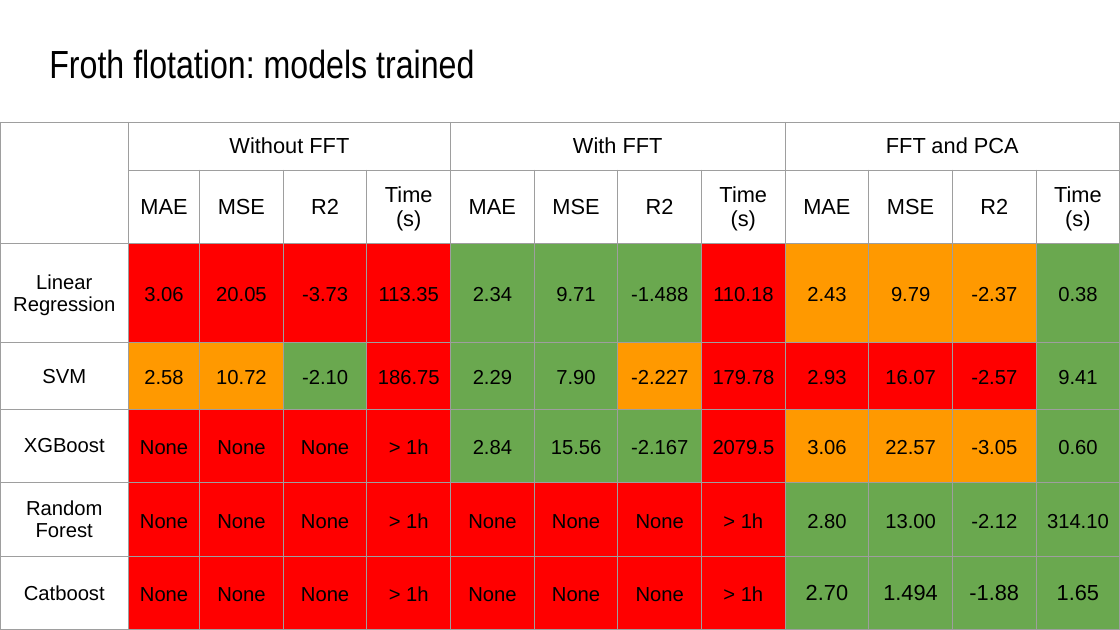
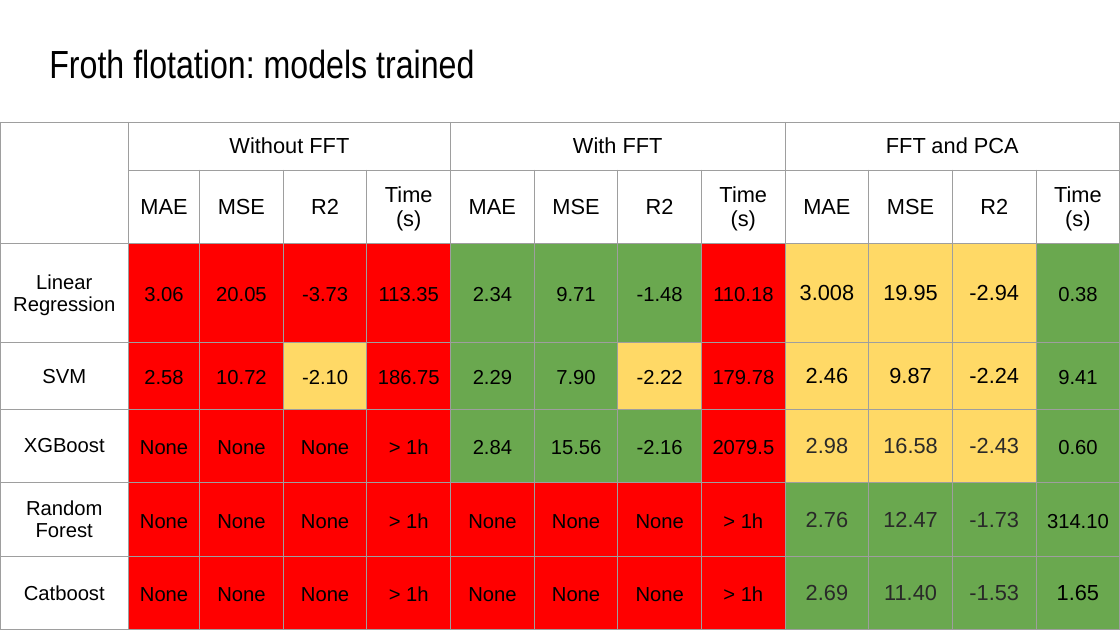
Before and after one commit to Ahmedbendaouia/MIC-DS23-CNNR-FFT-TinyML, a slide deck: slide 6 of FFT on froth/ML with FFT.pptx (slide 7 before the commit). Drawn at 1120x630 pixels with LibreOffice and Linux fonts; fonts in the diff are those of the drawing. Boxes give left, top, right and bottom in pixels: in the first picture for what was removed or moved away, otherwise in the second. Text is boxed around its words. In the diff, an @@ line names an element or a change of style, - is before the commit and + after.

```diff
--- a/FFT on froth/ML with FFT.pptx
+++ b/FFT on froth/ML with FFT.pptx
@@ table at box(0, 122, 1120, 606) @@
-row 3: Linear Regression | 3.06 | 20.05 | -3.73 | 113.35 | 2.34 | 9.71 | -1.488 | 110.18 | 2.43 | 9.79 | -2.37 | 0.38
+row 3: Linear Regression | 3.06 | 20.05 | -3.73 | 113.35 | 2.34 | 9.71 | -1.48 | 110.18 | 3.008 | 19.95 | -2.94 | 0.38
-row 4: SVM | 2.58 | 10.72 | -2.10 | 186.75 | 2.29 | 7.90 | -2.227 | 179.78 | 2.93 | 16.07 | -2.57 | 9.41
+row 4: SVM | 2.58 | 10.72 | -2.10 | 186.75 | 2.29 | 7.90 | -2.22 | 179.78 | 2.46 | 9.87 | -2.24 | 9.41
-row 5: XGBoost | None | None | None | > 1h | 2.84 | 15.56 | -2.167 | 2079.5 | 3.06 | 22.57 | -3.05 | 0.60
+row 5: XGBoost | None | None | None | > 1h | 2.84 | 15.56 | -2.16 | 2079.5 | 2.98 | 16.58 | -2.43 | 0.60
-row 6: Random Forest | None | None | None | > 1h | None | None | None | > 1h | 2.80 | 13.00 | -2.12 | 314.10
+row 6: Random Forest | None | None | None | > 1h | None | None | None | > 1h | 2.76 | 12.47 | -1.73 | 314.10
-row 7: Catboost | None | None | None | > 1h | None | None | None | > 1h | 2.70 | 1.494 | -1.88 | 1.65
+row 7: Catboost | None | None | None | > 1h | None | None | None | > 1h | 2.69 | 11.40 | -1.53 | 1.65
@@ fill #FF9900 to #FFD966 in 7 cells @@
@@ fill #FF9900 to #FF0000 in 2 cells @@
@@ fill #6AA84F to #FFD966 in row 4, column 4 @@
@@ fill #FF0000 to #FFD966 in 3 cells @@
```
Also in this commit, not shown: 5 other slides changed, 1 slide added, 1 slide removed, 15 other files.
